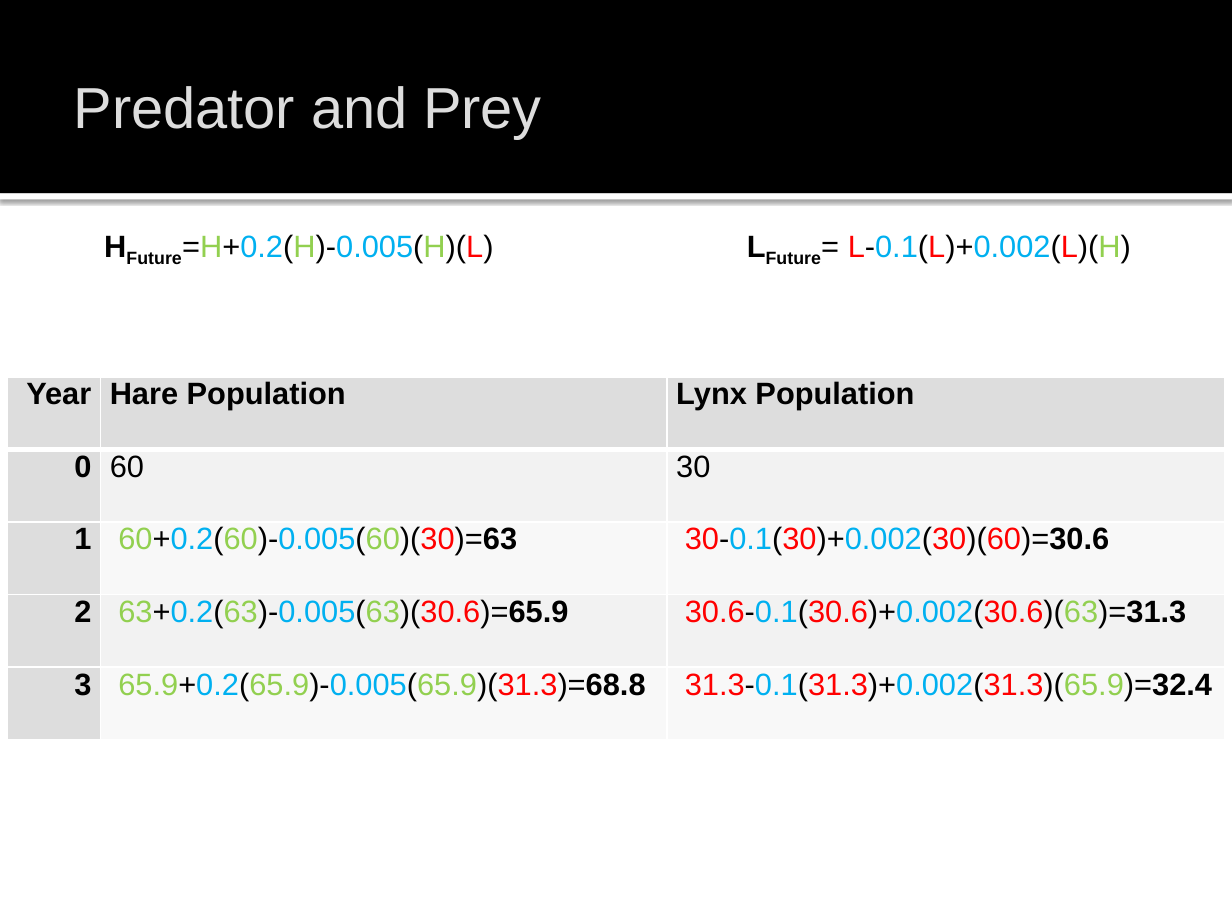
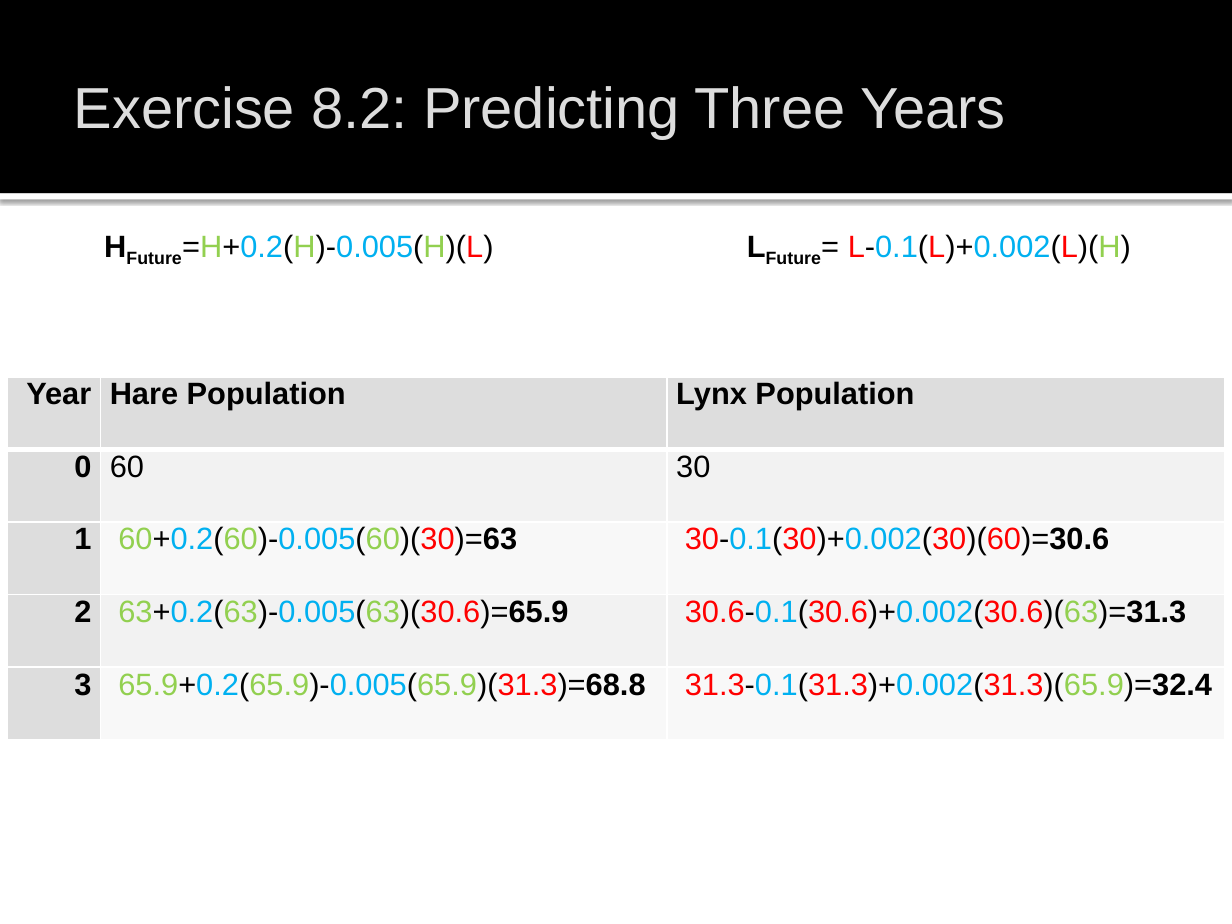
Before and after one commit to john-s-butler-dit/Maths-in-the-Wild, a slide deck: slide 46 of 01_Predator_Prey/Maths_in_the_Wild_Predator_Prey.pptx (slide 36 before the commit). Drawn at 1232x924 pixels with LibreOffice and Linux fonts; fonts in the diff are those of the drawing; background and template pictures are left out. Boxes give left, top, right and bottom in pixels: in the first picture for what was removed or moved away, otherwise in the second. Text is boxed around its words. In the diff, an @@ line names an element or a change of style, - is before the commit and + after.

Commit message:
Updated Predator Prey

```diff
--- a/01_Predator_Prey/Maths_in_the_Wild_Predator_Prey.pptx
+++ b/01_Predator_Prey/Maths_in_the_Wild_Predator_Prey.pptx
@@ title at (74, 86, 1005, 139): text changed @@
-Predator and Prey
+Exercise 8.2: Predicting Three Years
```
Also in this commit, not shown: 24 other slides changed, 21 slides added, 3 slides removed, 15 other files.
